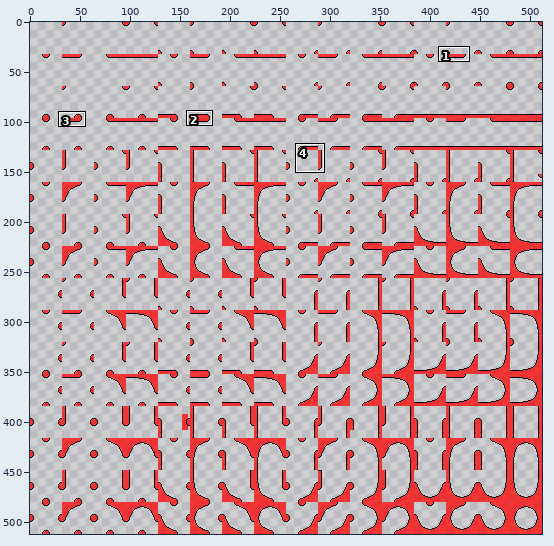
Sprite sheet -- Solution/App/Resource/future_dot_1.png. Above: a wide view before the commit, with the close-up outlined.
Close-up. Old version:
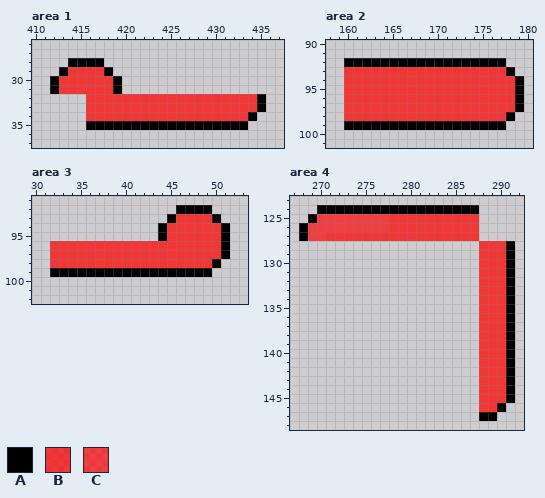
The file is 512x512 pixels. Shown: area 1: x 410..437, y 26..37; area 2: x 158..180, y 90..101; area 3: x 30..53, y 91..102; area 4: x 267..292, y 123..148. The commit also changed other parts of the picture, which this record leaves out.
Palette (. is transparent): A #000000  B #fd0303bf  C #fd0303b3
The result:
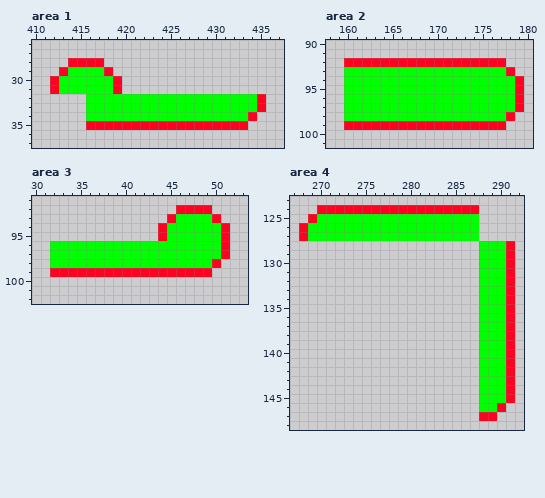
What changed:
colour A: #000000 -> #fc0421
colour B: #fd0303bf -> #00ff00
Area 4:
y 125: x 270..277 CCCCCCCC -> BBBBBBBB
y 126: x 269..277 CCCCCCCCC -> BBBBBBBBB
y 127: x 269..270 CC -> BB
Pixel boxes of the changes (left, top, right, bottom) in both close-ups:
changed: (50, 58, 266, 130)
changed: (344, 58, 524, 130)
changed: (50, 205, 230, 277)
changed: (299, 205, 515, 421)
